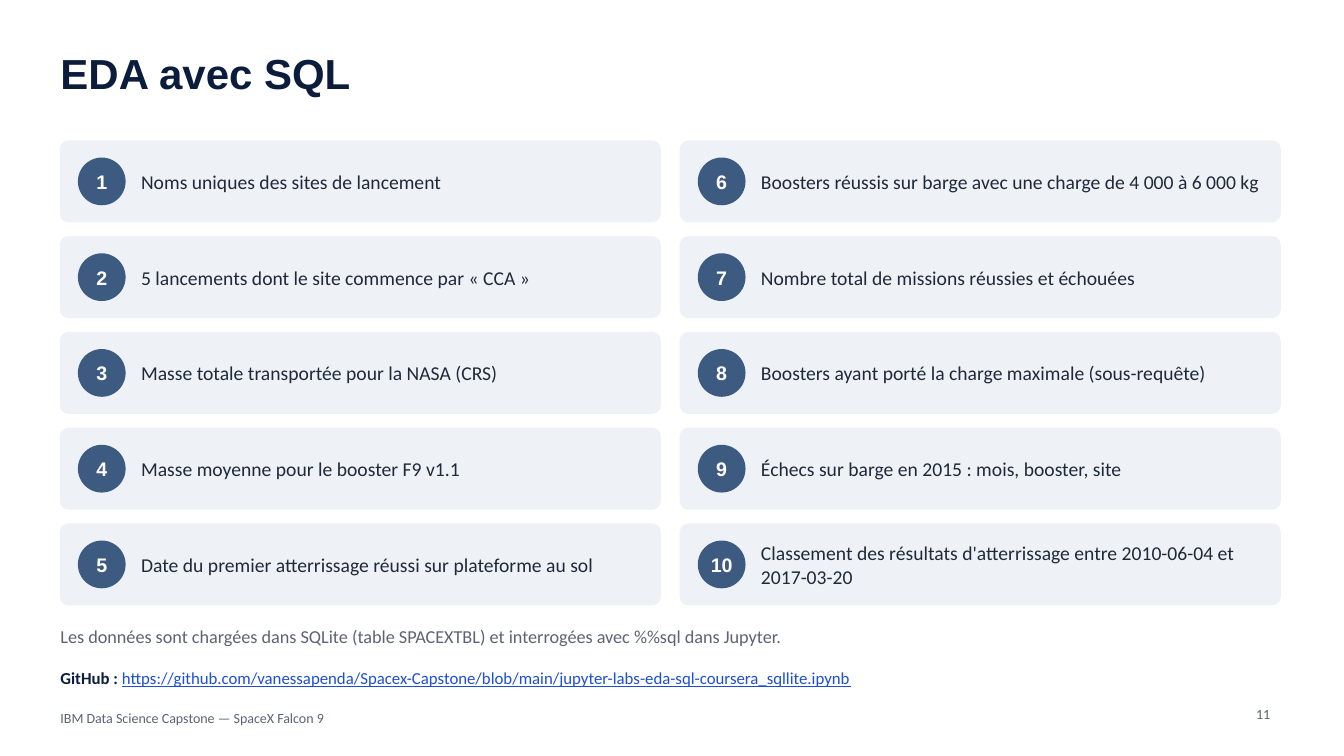
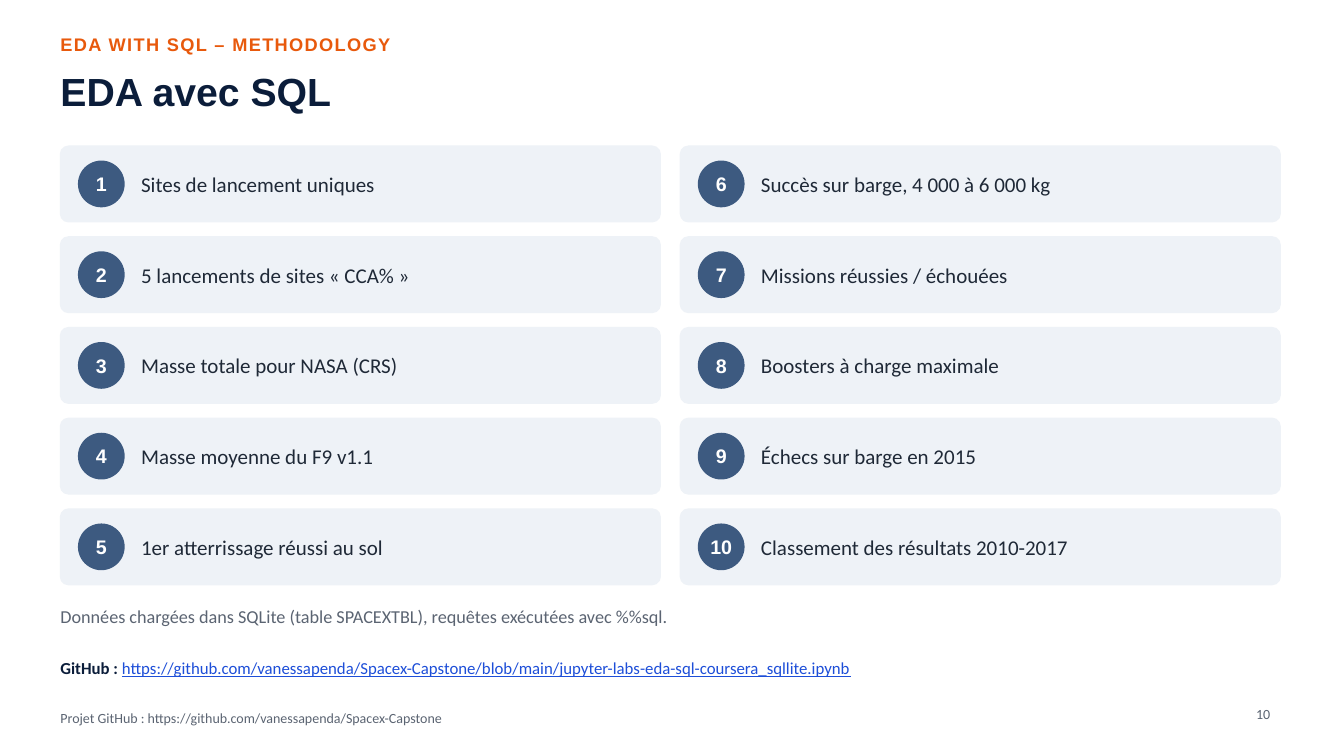
Before and after one commit to vanessapenda/Spacex-Capstone, a slide deck: slide 10 of Rapport_Capstone_SpaceX.pptx (slide 11 before the commit). Drawn at 1344x756 pixels with LibreOffice and Linux fonts; fonts in the diff are those of the drawing. Boxes give left, top, right and bottom in pixels: in the first picture for what was removed or moved away, otherwise in the second. Text is boxed around its words. In the diff, an @@ line names an element or a change of style, - is before the commit and + after.

```diff
--- a/Rapport_Capstone_SpaceX.pptx
+++ b/Rapport_Capstone_SpaceX.pptx
@@ title "EDA avec SQL": place and size @@
-title "EDA avec SQL" at [60,59,350,98]
+title "EDA avec SQL" at [60,78,331,114]
@@ title "EDA avec SQL" at [60,78,331,114]: size 30 to 28 pt @@
@@ text added at [60,38,390,55], 13 pt, text #E8590C, bold @@
+EDA WITH SQL – METHODOLOGY
@@ rounded rectangle: place and size @@
-rounded rectangle at [60,141,660,222]
+rounded rectangle at [60,146,660,222]
@@ rounded rectangle: place and size @@
-rounded rectangle at [681,141,1280,222]
+rounded rectangle at [681,146,1280,222]
@@ text at [141,177,375,196]: text changed; size 14 to 15 pt @@
-Noms uniques des sites de lancement
+Sites de lancement uniques
@@ text at [761,177,1050,196]: text changed; size 14 to 15 pt @@
-Boosters réussis sur barge avec une charge de 4 000 à 6 000 kg
+Succès sur barge, 4 000 à 6 000 kg
@@ rounded rectangle: place and size @@
-rounded rectangle at [60,237,660,318]
+rounded rectangle at [60,237,660,313]
@@ rounded rectangle: place and size @@
-rounded rectangle at [681,237,1280,318]
+rounded rectangle at [681,237,1280,313]
@@ text at [141,268,394,283]: text changed; size 14 to 15 pt @@
-5 lancements dont le site commence par « CCA »
+5 lancements de sites « CCA% »
@@ text at [761,268,1007,283]: text changed; size 14 to 15 pt @@
-Nombre total de missions réussies et échouées
+Missions réussies / échouées
@@ rounded rectangle: place and size @@
-rounded rectangle at [60,333,660,413]
+rounded rectangle at [60,328,660,403]
@@ rounded rectangle: place and size @@
-rounded rectangle at [681,333,1280,413]
+rounded rectangle at [681,328,1280,403]
@@ text at [141,358,398,377]: text changed; size 14 to 15 pt @@
-Masse totale transportée pour la NASA (CRS)
+Masse totale pour NASA (CRS)
@@ 2 texts, 2 ellipses: place and size @@
-2 texts, 2 ellipses at [79,350,745,396]
+2 texts, 2 ellipses at [79,343,744,388]
@@ text at [761,358,999,377]: text changed; size 14 to 15 pt @@
-Boosters ayant porté la charge maximale (sous-requête)
+Boosters à charge maximale
@@ rounded rectangle: place and size @@
-rounded rectangle at [60,429,660,509]
+rounded rectangle at [60,418,660,494]
@@ rounded rectangle: place and size @@
-rounded rectangle at [681,429,1280,509]
+rounded rectangle at [681,418,1280,494]
@@ text at [141,449,373,468]: text changed; size 14 to 15 pt @@
-Masse moyenne pour le booster F9 v1.1
+Masse moyenne du F9 v1.1
@@ 3 texts, 2 ellipses: place and size @@
-3 texts, 2 ellipses at [60,446,850,687]
+3 texts, 2 ellipses at [60,434,850,677]
@@ text at [761,447,976,468]: text changed; size 14 to 15 pt @@
-Échecs sur barge en 2015 : mois, booster, site
+Échecs sur barge en 2015
@@ rounded rectangle: place and size @@
-rounded rectangle at [60,524,660,605]
+rounded rectangle at [60,509,660,585]
@@ proportions changed in 10 elements at [60,146,660,222], [60,237,660,313], [681,146,1280,222], [681,237,1280,313], [60,328,660,403], [681,328,1280,403], [60,418,660,494], [681,418,1280,494], [60,509,660,585], [681,509,1280,585] @@
@@ rounded rectangle: place and size @@
-rounded rectangle at [681,524,1280,605]
+rounded rectangle at [681,509,1280,585]
@@ 2 texts, 2 ellipses: place and size @@
-2 texts, 2 ellipses at [79,541,745,588]
+2 texts, 2 ellipses at [79,524,744,570]
@@ text at [141,540,383,559]: text changed; size 14 to 15 pt @@
-Date du premier atterrissage réussi sur plateforme au sol
+1er atterrissage réussi au sol
@@ text at [761,540,1067,555]: text changed; size 14 to 15 pt @@
-Classement des résultats d'atterrissage entre 2010-06-04 et 2017-03-20
+Classement des résultats 2010-2017
@@ text at [60,610,667,626]: text changed @@
-Les données sont chargées dans SQLite (table SPACEXTBL) et interrogées avec %%sql dans Jupyter.
+Données chargées dans SQLite (table SPACEXTBL), requêtes exécutées avec %%sql.
@@ text removed at [60,713,324,726] @@
-IBM Data Science Capstone — SpaceX Falcon 9
@@ text added at [60,713,442,726], 10 pt, text #5B6472 @@
+Projet GitHub : https://github.com/vanessapenda/Spacex-Capstone
@@ page number at [1256,710,1270,719]: text changed @@
-11
+10
```
Also in this commit, not shown: 13 other slides changed, 10 slides added, 33 slides removed, 1 other file.
